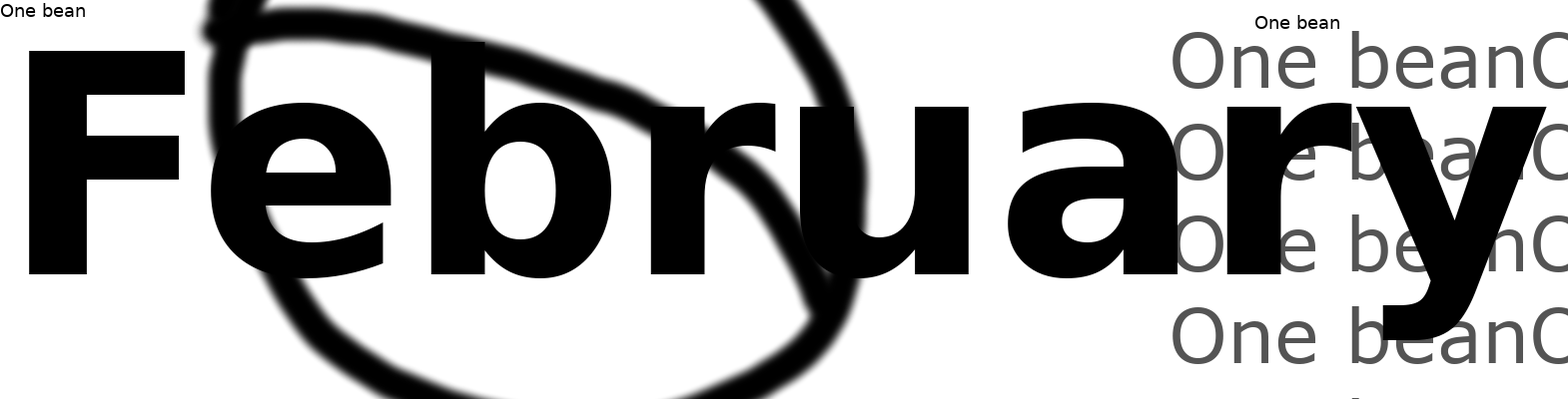
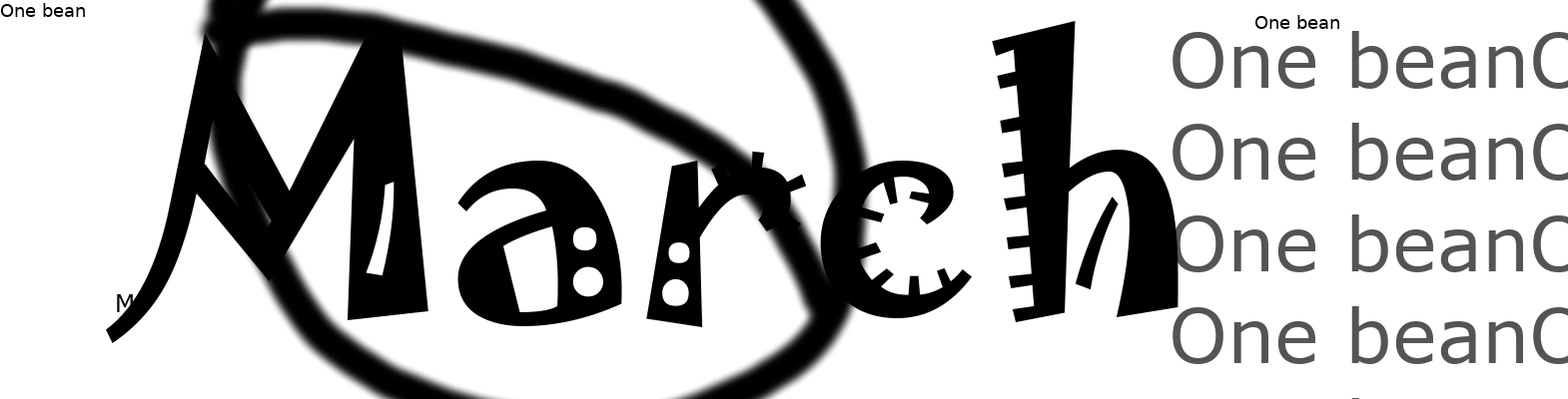
The second w=1568, h=399 image is a revision of the first. Changes to its layers:
renamed "February" to "MMarch", painted on it over left=28, top=20, right=1548, bottom=344
